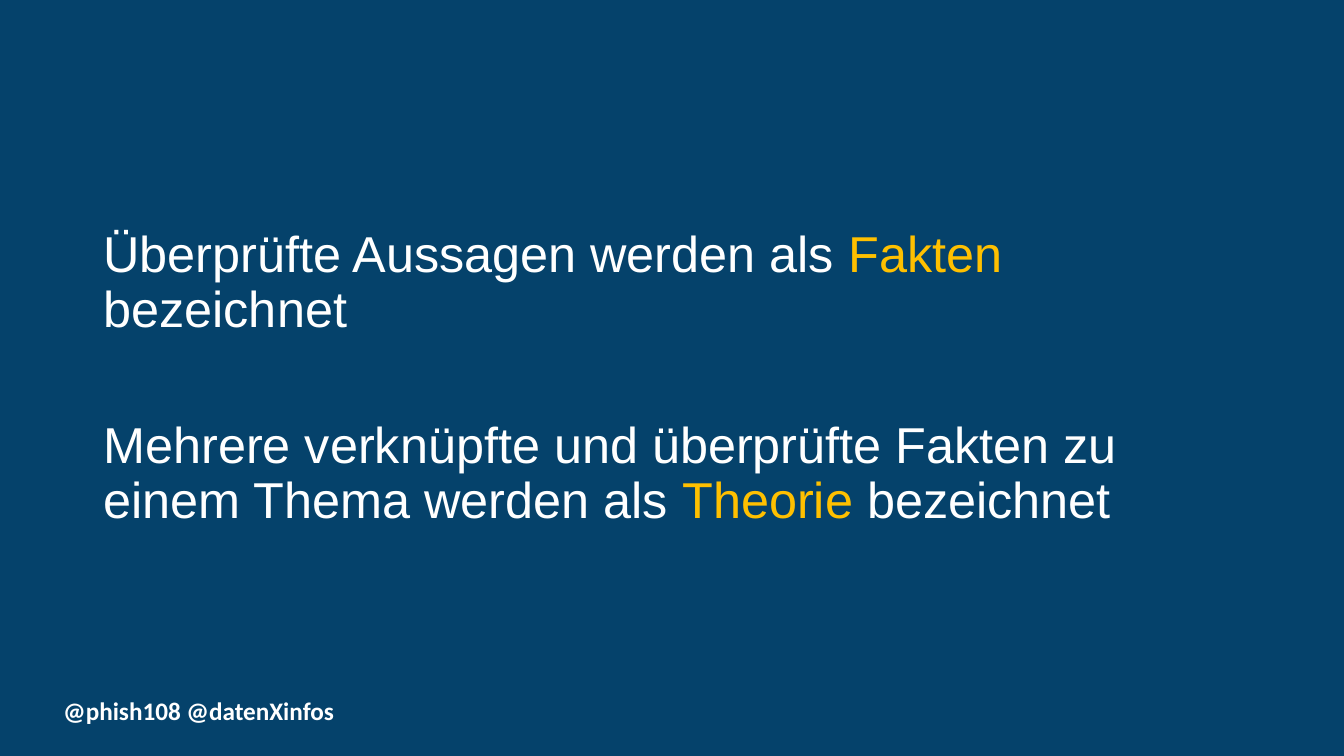
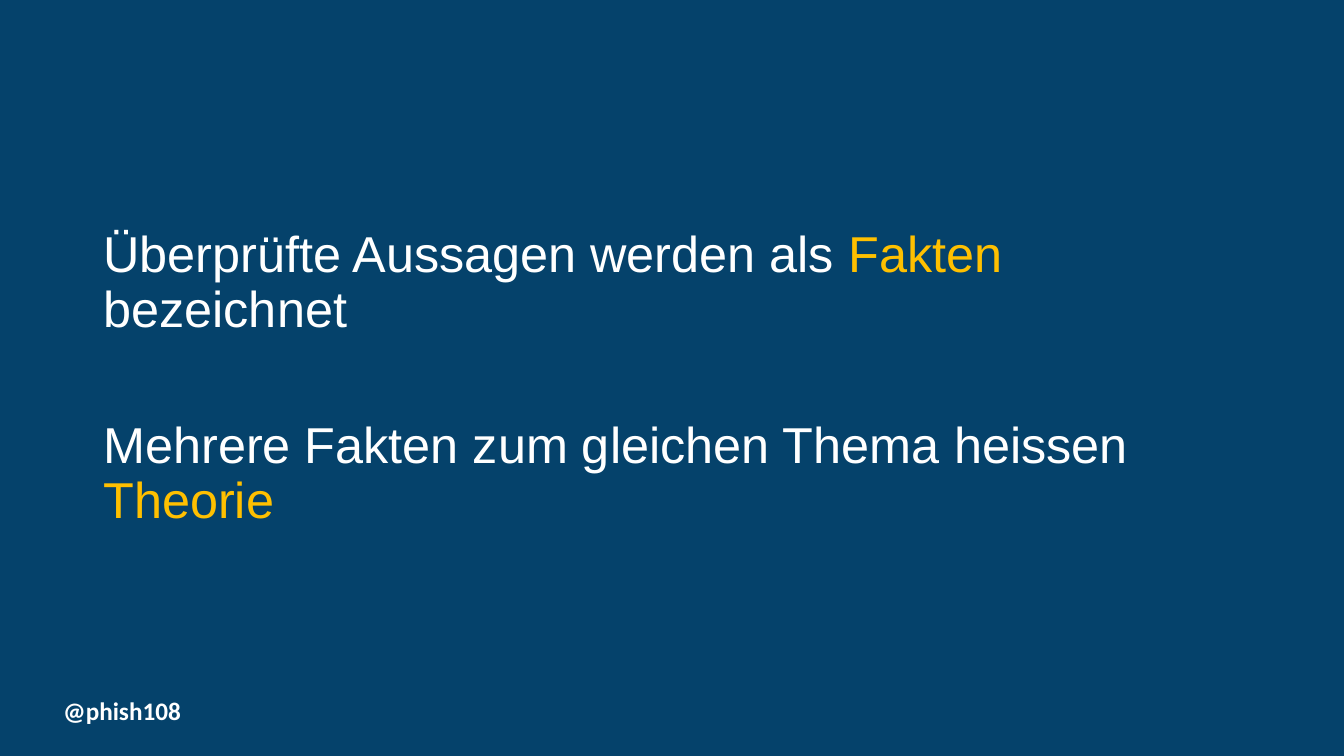
Before and after one commit to dxiai/statistik, a slide deck: slide 17 of 01_forschungsfragen/Forschungsfragen.pptx (slide 12 before the commit). Drawn at 1344x756 pixels with LibreOffice and Linux fonts; fonts in the diff are those of the drawing; background and template pictures are left out. Boxes give left, top, right and bottom in pixels: in the first picture for what was removed or moved away, otherwise in the second. Text is boxed around its words. In the diff, an @@ line names an element or a change of style, - is before the commit and + after.

```diff
--- a/01_forschungsfragen/Forschungsfragen.pptx
+++ b/01_forschungsfragen/Forschungsfragen.pptx
@@ text at (x1=103, y1=426, x2=1128, y2=519): text changed @@
-Mehrere verknüpfte und überprüfte Fakten zu einem Thema werden als Theorie bezeichnet
+Mehrere Fakten zum gleichen Thema heissen Theorie
@@ text at (x1=63, y1=702, x2=181, y2=724): text changed @@
-@phish108 @datenXinfos
+@phish108
```
Also in this commit, not shown: 19 other slides changed, 14 slides added, 2 slides removed, 10 other files.
